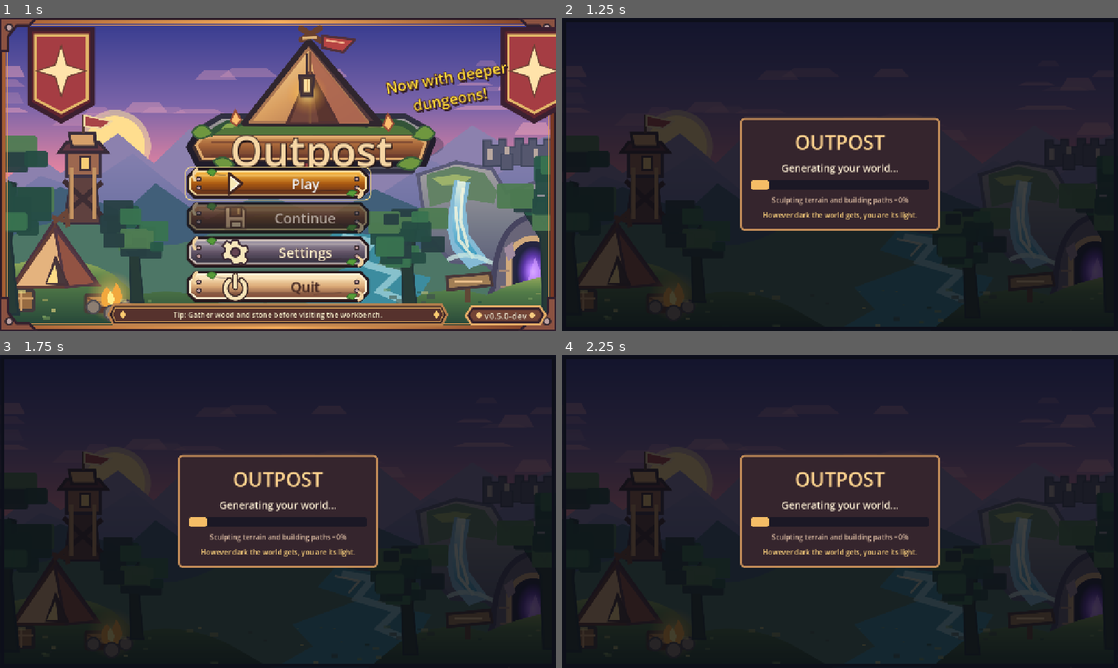
Above: before the commit, frames 1-4 (two rows, left to right).
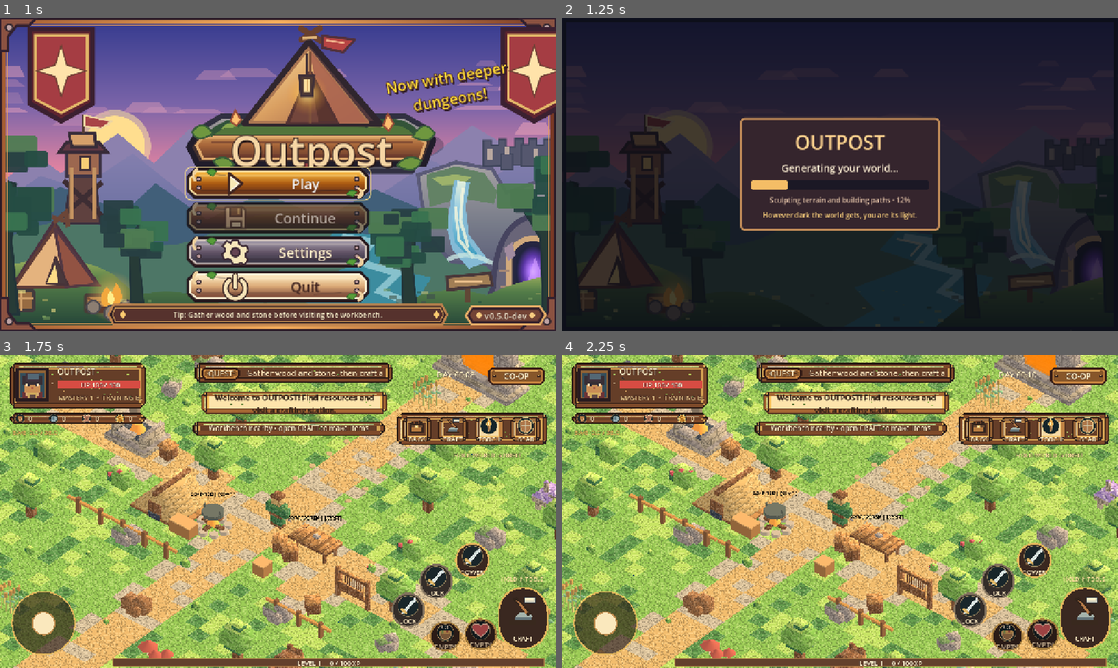
Above: after the commit, the same moments.

Repository: Smurfis/outpost-rpg
Game: Godot game, scene res://scenes/ui/company_splash.tscn
The game is run twice, just before and just after one commit, with the same random seed, the same clock (stepped at 60 frames per second) and the same inputs.
Inputs (mouse positions are in pixels of both pictures, inside the frame that each line leads up to):
- Up to frame 1 (1 s): tap Enter at 0.5 s; move the mouse to (400, 158) at 0.52 s; hold D from 0.53 s (still down); tap G at 0.6 s; click (400, 158) at 0.67 s; tap Space at 0.77 s
- Up to frame 2 (1.25 s): keep holding D; tap Space at 1.07 s
- Up to frame 3 (1.75 s): release D at 1.25 s; click (472, 561) at 1.25 s, where only the run after the commit has a clickable "POWER"
- Up to frame 4 (2.25 s): click (1034, 561) at 2 s, where only the run after the commit has a clickable "POWER"

Frame 1 is identical in both runs. In frame 2, 0.4% of the frame differs, in the area x 36-63%, y 51-60%; in frame 3, 98%, in the area x 0-100%, y 0-100%; in frame 4, 98%.
Error before the commit: Parse Error: Function "_build_quick_tray()" not found in base self. (res://scripts/hud.gd:205)

Commit message:
feat(hud): independent hold-and-drag potion/food selector and live mastery skill radials

Diff:
--- a/scripts/hud.gd
+++ b/scripts/hud.gd
@@ -382,6 +382,159 @@
 	return pos.x >= screen.x * 0.26 and pos.x <= screen.x * 0.78 and pos.y >= screen.y * 0.34 and pos.y <= screen.y * 0.77
 
 
+func _build_quick_tray() -> void:
+	quick_tray = Panel.new()
+	quick_tray.name = "ConsumableHoldSlider"
+	quick_tray.mouse_filter = Control.MOUSE_FILTER_IGNORE
+	quick_tray.add_theme_stylebox_override("panel", SKIN.box("wood"))
+	root.add_child(quick_tray)
+	_anchors(quick_tray, 0.650, 0.527, 0.888, 0.824)
+	quick_tray.visible = false
+	quick_tray_list = VBoxContainer.new()
+	quick_tray_list.name = "OwnedConsumableChoices"
+	quick_tray_list.mouse_filter = Control.MOUSE_FILTER_IGNORE
+	quick_tray.add_child(quick_tray_list)
+	quick_tray_list.set_anchors_and_offsets_preset(Control.PRESET_FULL_RECT)
+	quick_tray_list.offset_left = 6
+	quick_tray_list.offset_top = 6
+	quick_tray_list.offset_right = -6
+	quick_tray_list.offset_bottom = -6
+
+func _open_quick_tray() -> void:
+	if quick_tray_open or game == null or quick_hold_kind == "":
+		return
+	quick_options = game.available_quick_consumables(quick_hold_kind)
+	if quick_options.is_empty():
+		toast("Craft a %s first, then hold to assign it." % ("tonic" if quick_hold_kind == "potion" else "meal or stew"))
+		return
+	quick_selected = -1
+	for child in quick_tray_list.get_children():
+		quick_tray_list.remove_child(child)
+		child.queue_free()
+	for item in quick_options:
+		var choice := Label.new()
+		choice.text = "  " + item.capitalize() + "  ×" + str(int(game.inventory.get(item, 0)))
+		choice.horizontal_alignment = HORIZONTAL_ALIGNMENT_CENTER
+		choice.vertical_alignment = VERTICAL_ALIGNMENT_CENTER
+		choice.size_flags_vertical = Control.SIZE_EXPAND_FILL
+		choice.add_theme_font_size_override("font_size", 18)
+		choice.add_theme_color_override("font_color", SKIN.CREAM)
+		choice.mouse_filter = Control.MOUSE_FILTER_IGNORE
+		quick_tray_list.add_child(choice)
+	quick_tray_open = true
+	quick_tray.visible = true
+
+func _drag_quick_slider(pos: Vector2) -> void:
+	if not quick_tray_open and pos.y < quick_hold_origin.y - 28.0:
+		_open_quick_tray()
+	if quick_tray_open and not quick_options.is_empty() and pos.y < quick_hold_origin.y - 20.0:
+		var bounds: Rect2 = quick_tray.get_global_rect()
+		var fraction: float = clampf((pos.y - bounds.position.y) / maxf(1.0, bounds.size.y), 0.0, 0.999)
+		quick_selected = int(floorf(fraction * float(quick_options.size())))
+		for i in range(quick_tray_list.get_child_count()):
+			var label: Label = quick_tray_list.get_child(i) as Label
+			label.add_theme_color_override("font_color", SKIN.GOLD if i == quick_selected else SKIN.CREAM)
+
+func _finish_quick_hold() -> void:
+	var kind: String = quick_hold_kind
+	var selected: int = quick_selected
+	var options: Array[String] = quick_options.duplicate()
+	var was_tray: bool = quick_tray_open
+	_cancel_quick_hold()
+	if game == null:
+		return
+	if was_tray:
+		if selected >= 0 and selected < options.size() and game.set_quick_consumable(kind, options[selected]):
+			toast("Equipped %s to %s radial." % [options[selected].capitalize(), kind])
+	elif not game.use_quick_consumable(kind):
+		toast("Hold and drag upward to equip an owned %s." % kind)
+	_refresh_quick_radials()
+
+func _cancel_quick_hold() -> void:
+	quick_hold_finger = -1
+	quick_hold_mouse = false
+	quick_hold_kind = ""
+	quick_hold_seconds = 0.0
+	quick_tray_open = false
+	quick_selected = -1
+	if quick_tray != null:
+		quick_tray.visible = false
+
+func _handle_quick_input(event: InputEvent) -> bool:
+	if game == null or quick_buttons.is_empty():
+		return false
+	if (game.menu != null and game.menu.visible) or (game.coop != null and game.coop.ui != null and game.coop.ui.visible):
+		_cancel_quick_hold()
+		return false
+	if event is InputEventScreenTouch:
+		if event.pressed and quick_hold_finger < 0:
+			for key in ["potion", "consumable"]:
+				var button: Button = quick_buttons[key] as Button
+				if button.get_global_rect().grow(4.0).has_point(event.position):
+					quick_hold_finger = event.index
+					quick_hold_kind = key
+					quick_hold_origin = event.position
+					quick_hold_seconds = 0.0
+					return true
+		if not event.pressed and event.index == quick_hold_finger:
+			quick_ignore_mouse_until = Time.get_ticks_msec() + 220
+			_finish_quick_hold()
+			return true
+	elif event is InputEventScreenDrag and event.index == quick_hold_finger:
+		_drag_quick_slider(event.position)
+		return true
+	elif event is InputEventMouseButton and event.button_index == MOUSE_BUTTON_LEFT:
+		if Time.get_ticks_msec() < quick_ignore_mouse_until:
+			return false
+		if event.pressed and quick_hold_finger < 0 and not quick_hold_mouse:
+			for key in ["potion", "consumable"]:
+				if (quick_buttons[key] as Button).get_global_rect().grow(4.0).has_point(event.position):
+					quick_hold_mouse = true
+					quick_hold_kind = key
+					quick_hold_origin = event.position
+					quick_hold_seconds = 0.0
+					return true
+		if not event.pressed and quick_hold_mouse:
+			_finish_quick_hold()
+			return true
+	elif event is InputEventMouseMotion and quick_hold_mouse:
+		_drag_quick_slider(event.position)
+		return true
+	return false
+
+func _refresh_quick_radials() -> void:
+	if game == null:
+		return
+	for i in range(3):
+		var key: String = "skill_%d" % (i + 1)
+		var button: Button = quick_buttons.get(key) as Button
+		if button == null:
+			continue
+		var unlocked: bool = i < game.unlocked_skill_slots()
+		var skill: String = ["power_strike", "cleave", "sundering_blow"][i]
+		var time_left: float = float(game.skill_cooldowns.get(skill, 0.0))
+		button.disabled = not unlocked or time_left > 0.0
+		var label: Label = button.get_node_or_null("ActionLabel") as Label
+		if label != null:
+			label.text = "%ds" % int(ceilf(time_left)) if time_left > 0.0 else ["POWER", "CLEAVE", "SUNDER"][i] if unlocked else "LOCK"
+	for kind in ["potion", "consumable"]:
+		var button: Button = quick_buttons.get(kind) as Button
+		if button == null:
+			continue
+		var item: String = str(game.quick_slots.get(kind, ""))
+		if int(game.inventory.get(item, 0)) <= 0:
+			item = ""
+		var label: Label = button.get_node_or_null("ActionLabel") as Label
+		if label != null:
+			label.text = "EMPTY" if item == "" else item.to_upper()
+		button.modulate = Color("#b9afae") if item == "" else Color.WHITE
+		if quick_icon_cache.get(kind, "-") != item:
+			quick_icon_cache[kind] = item
+			var art: TextureRect = button.get_node_or_null("ActionIcon") as TextureRect
+			if art != null:
+				var icon_id: String = item if item != "" else "heart" if kind == "potion" else "meal"
+				art.texture = load("res://assets/icons/" + icon_id + ".svg") as Texture2D
+
 func _build_smart_tray() -> void:
 	smart_tray = Panel.new()
 	smart_tray.name = "QuickToolSlider"
